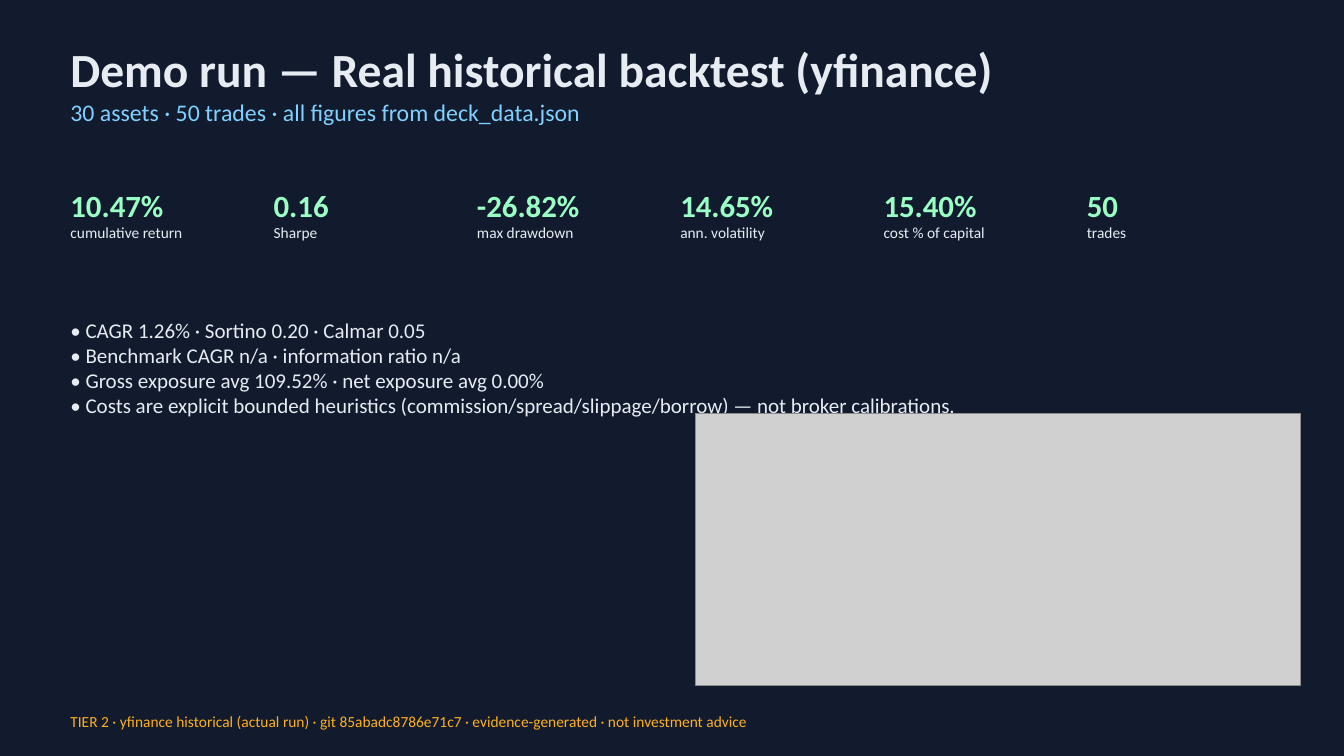
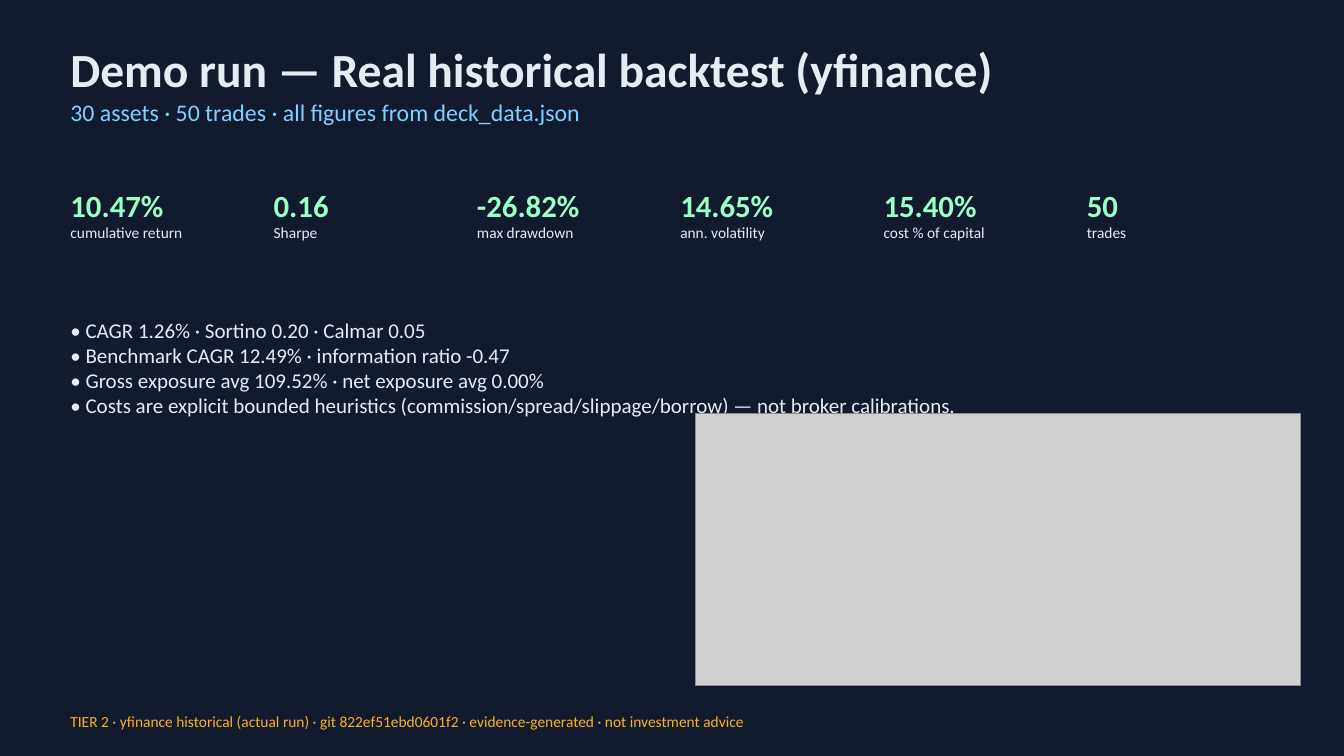
Before and after one commit to Scott-Switzer/market-fuzzer, a slide deck: slide 4 of app/static/pitch-deck/fenrix_deck.pptx. Drawn at 1344x756 pixels with LibreOffice and Linux fonts; fonts in the diff are those of the drawing; grey boxes stand for pictures. Boxes give left, top, right and bottom in pixels: in the first picture for what was removed or moved away, otherwise in the second. Text is boxed around its words. In the diff, an @@ line names an element or a change of style, - is before the commit and + after.

Commit message:
fix(fenrix-submission): wire SPY benchmark into yfinance panel; honest active return
- acquire_panel now fetches SPY alongside the 30-name universe; yfinance adapter
  extracts SPY as benchmark_close and REMOVES it from the tradable universe
  (both fresh-fetch _normalize_yf and _load_cache paths)
- engine benchmark metrics now robust to NaN-leading/partial series (first&last
  finite,>0 indices; correct geometric span)
- RESULT: benchmark_cagr=12.49% (SPY) vs strategy cagr=1.26%, information_ratio
  =-0.468 — deck now honestly shows strategy UNDERPERFORMS SPY (spec 4/honesty)
- deck + demo-evidence + browser recording regenerated at HEAD; SPY line renders
- tests updated: run-of-record (SPY=benchmark not tradable), benchmark_cagr span

```diff
--- a/app/static/pitch-deck/fenrix_deck.pptx
+++ b/app/static/pitch-deck/fenrix_deck.pptx
@@ text at (x1=86, y1=348, x2=510, y2=363): text changed @@
-• Benchmark CAGR n/a · information ratio n/a
+• Benchmark CAGR 12.49% · information ratio -0.47
@@ text at (x1=70, y1=716, x2=743, y2=730): text changed @@
-TIER 2 · yfinance historical (actual run) · git 85abadc8786e71c7 · evidence-generated · not investment advice
+TIER 2 · yfinance historical (actual run) · git 822ef51ebd0601f2 · evidence-generated · not investment advice
```
Also in this commit, not shown: 3 other slides changed, 8 other files.
